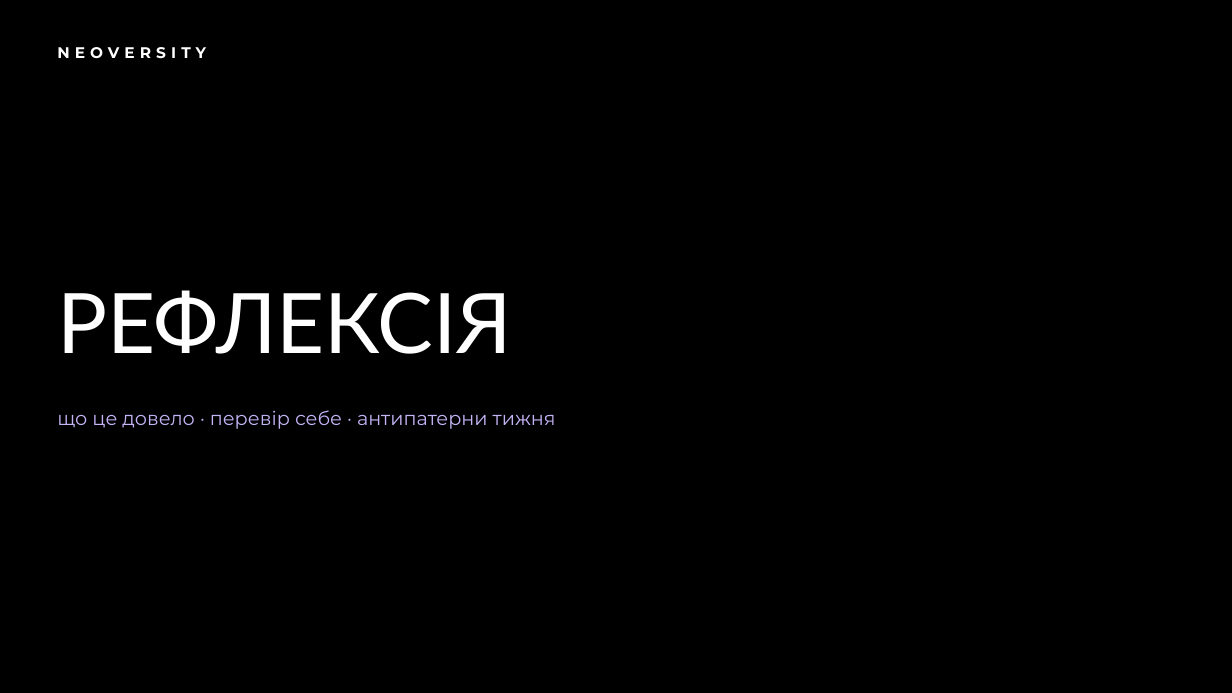
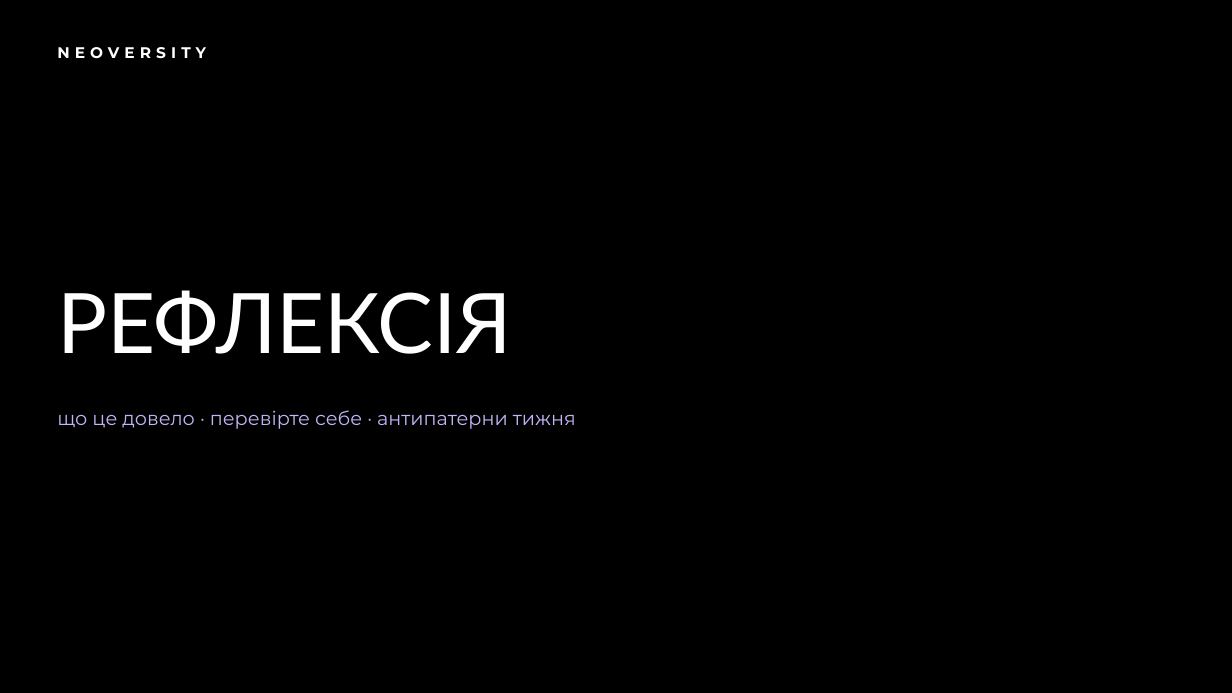
Before and after one commit to TarasFedorenkoFTV/llmops-bootcamp, a slide deck: slide 24 of docs/decks/L09.pptx. Drawn at 1232x693 pixels with LibreOffice and Linux fonts; fonts in the diff are those of the drawing; background and template pictures are left out. Boxes give left, top, right and bottom in pixels: in the first picture for what was removed or moved away, otherwise in the second. Text is boxed around its words. In the diff, an @@ line names an element or a change of style, - is before the commit and + after.

```diff
--- a/docs/decks/L09.pptx
+++ b/docs/decks/L09.pptx
@@ text at <box>57,410,576,429</box>: text changed @@
-що це довело · перевір себе · антипатерни тижня
+що це довело · перевірте себе · антипатерни тижня
```
Also in this commit, not shown: 6 other slides changed, 46 other files.
